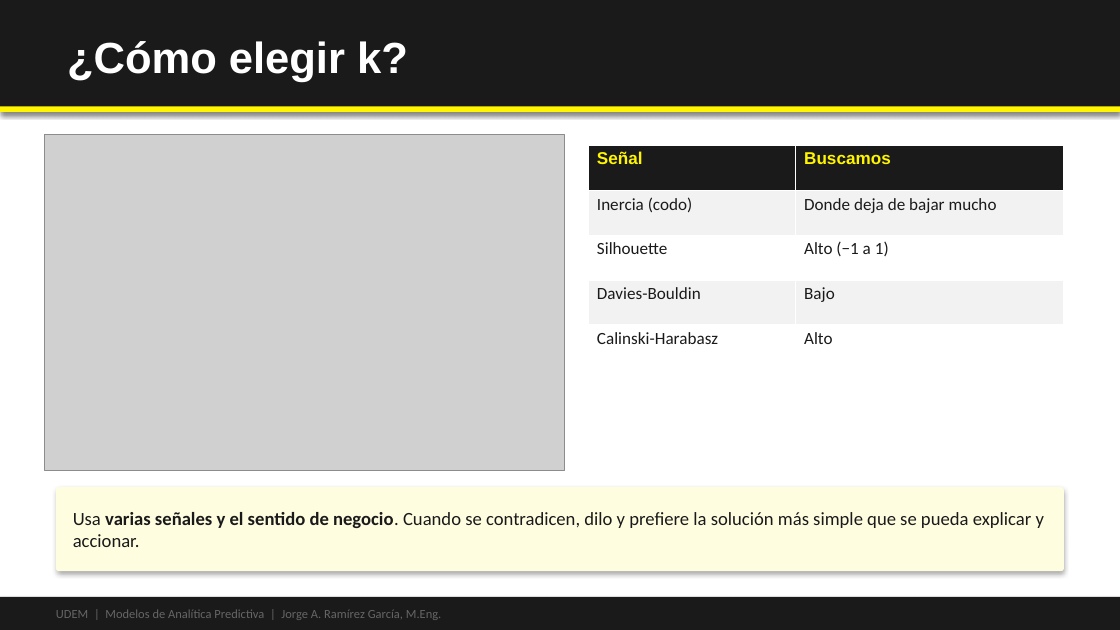
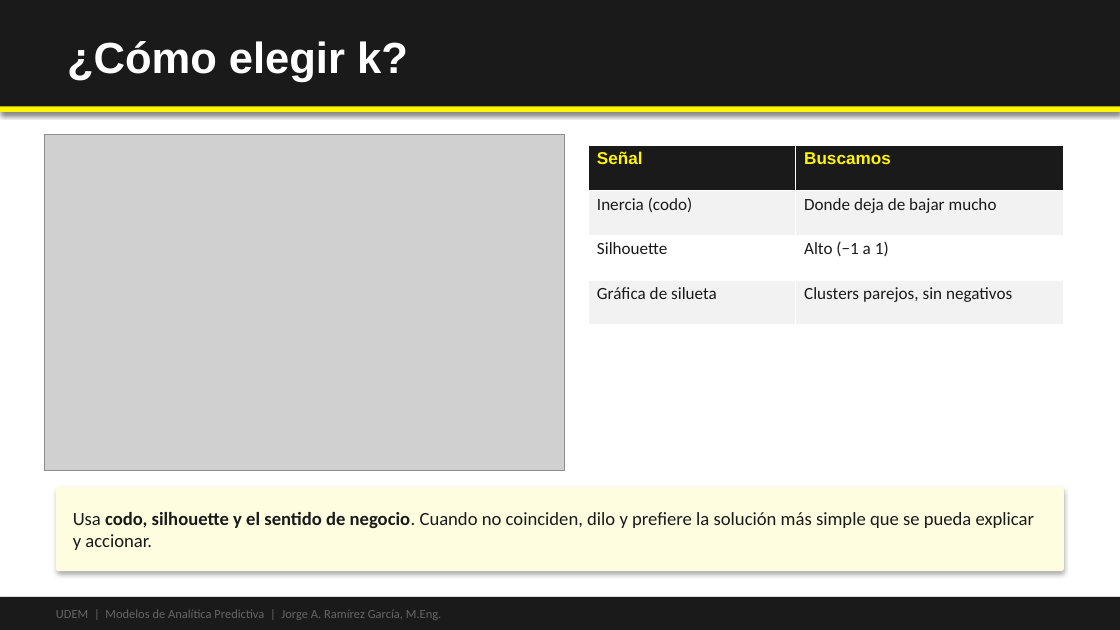
Before and after one commit to Emilio-Guevara/aprendizaje-no-supervisado-EmilioGuevara, a slide deck: slide 7 of 01-kmeans/slides/Introducción a K-Means - UDEM.pptx. Drawn at 1120x630 pixels with LibreOffice and Linux fonts; fonts in the diff are those of the drawing; grey boxes stand for pictures. Boxes give left, top, right and bottom in pixels: in the first picture for what was removed or moved away, otherwise in the second. Text is boxed around its words. In the diff, an @@ line names an element or a change of style, - is before the commit and + after.

```diff
--- a/01-kmeans/slides/Introducción a K-Means - UDEM.pptx
+++ b/01-kmeans/slides/Introducción a K-Means - UDEM.pptx
@@ table at (588, 146, 1064, 325) @@
-row 4: Davies-Bouldin | Bajo
-row 5: Calinski-Harabasz | Alto
+row 4: Gráfica de silueta | Clusters parejos, sin negativos
@@ text at (73, 512, 1035, 550): text changed @@
-Usa varias señales y el sentido de negocio. Cuando se contradicen, dilo y prefiere la solución más simple que se pueda explicar y accionar.
+Usa codo, silhouette y el sentido de negocio. Cuando no coinciden, dilo y prefiere la solución más simple que se pueda explicar y accionar.
```
Also in this commit, not shown: 3 other slides changed, 22 other files.
